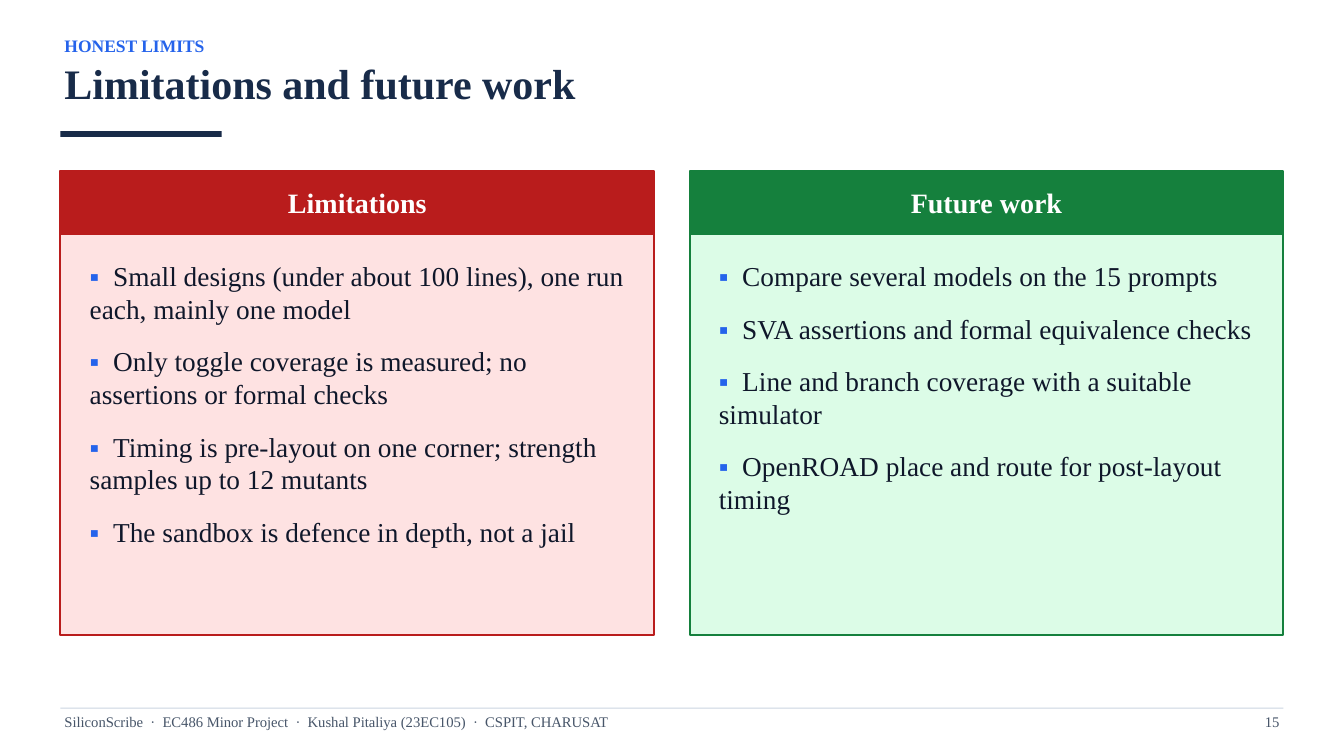
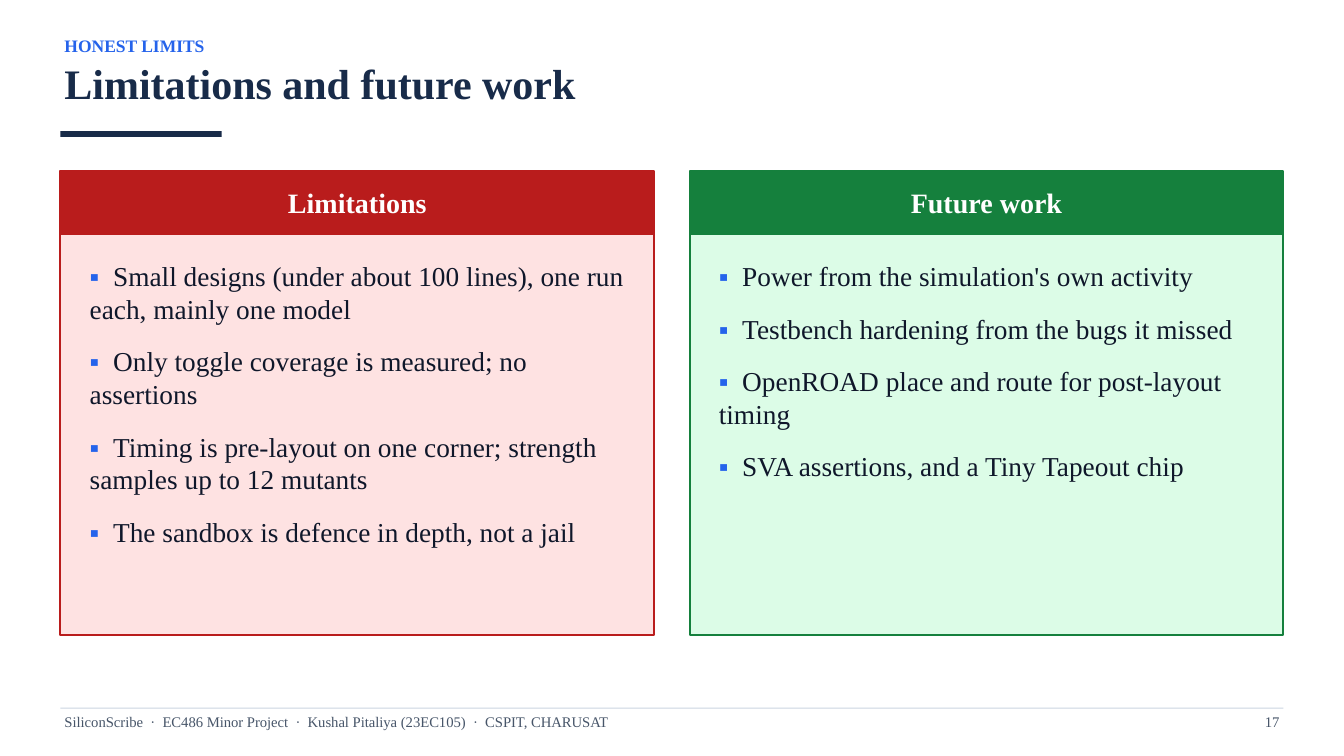
Before and after one commit to k-pitaliya/siliconscribe, a slide deck: slide 17 of docs/23EC105_Kushal_Pitaliya_SiliconScribe_Viva_Presentation.pptx (slide 15 before the commit). Drawn at 1344x756 pixels with LibreOffice and Linux fonts; fonts in the diff are those of the drawing. Boxes give left, top, right and bottom in pixels: in the first picture for what was removed or moved away, otherwise in the second. Text is boxed around its words. In the diff, an @@ line names an element or a change of style, - is before the commit and + after.

```diff
--- a/docs/23EC105_Kushal_Pitaliya_SiliconScribe_Viva_Presentation.pptx
+++ b/docs/23EC105_Kushal_Pitaliya_SiliconScribe_Viva_Presentation.pptx
@@ text at bbox=[742, 266, 1232, 344]: text changed @@
-▪ Compare several models on the 15 prompts
-▪ SVA assertions and formal equivalence checks
-▪ Line and branch coverage with a suitable simulator
+▪ Power from the simulation's own activity
+▪ Testbench hardening from the bugs it missed
@@ text at bbox=[90, 352, 526, 405]: text changed @@
-▪ Only toggle coverage is measured; no assertions or formal checks
+▪ Only toggle coverage is measured; no assertions
@@ text at bbox=[742, 457, 1184, 481]: paragraph added @@
+▪ SVA assertions, and a Tiny Tapeout chip
@@ text at bbox=[1265, 717, 1280, 727]: text changed @@
-15
+17
```
Also in this commit, not shown: 5 other slides changed, 2 slides added, 15 other files.
